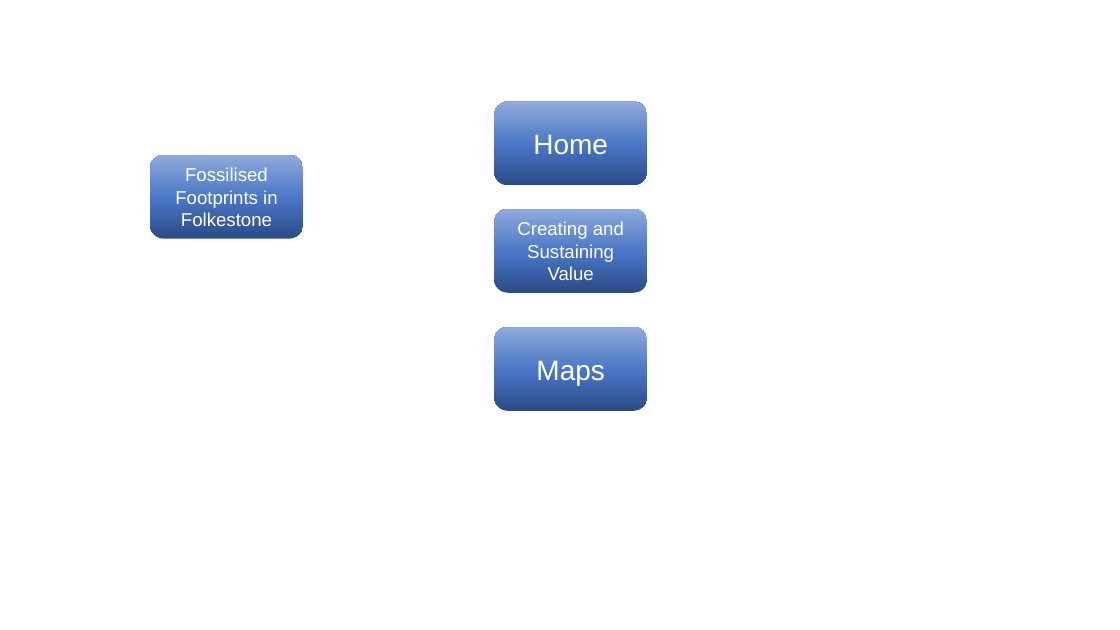
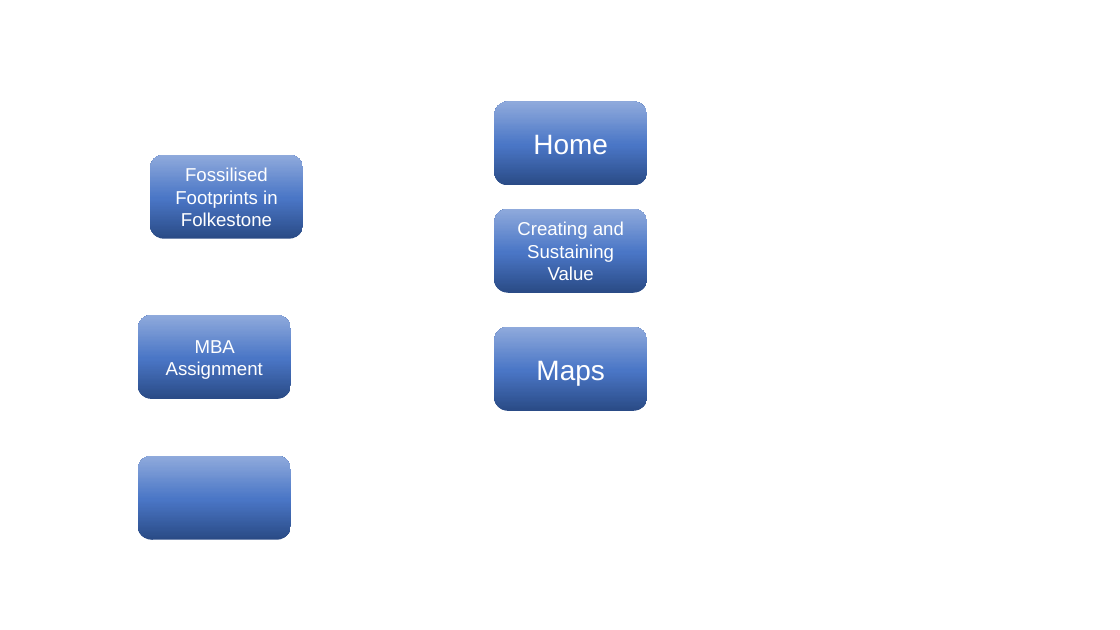
Before and after one commit to andyb1984/Portfolio, a slide deck: slide 1 of Buttons/designer.pptx. Drawn at 1120x630 pixels with LibreOffice and Linux fonts; fonts in the diff are those of the drawing. Boxes give left, top, right and bottom in pixels: in the first picture for what was removed or moved away, otherwise in the second. Text is boxed around its words. In the diff, an @@ line names an element or a change of style, - is before the commit and + after.

```diff
--- a/Buttons/designer.pptx
+++ b/Buttons/designer.pptx
@@ rounded rectangle added at (x1=138, y1=315, x2=291, y2=399), fill gradient #2A4B86 to #4A76C6 to #8FAADC, 16 pt, text #FFFFFF @@
+MBA Assignment
@@ rounded rectangle added at (x1=138, y1=456, x2=291, y2=540), fill gradient #2A4B86 to #4A76C6 to #8FAADC @@
```
Also in this commit, not shown: 6 other files.
